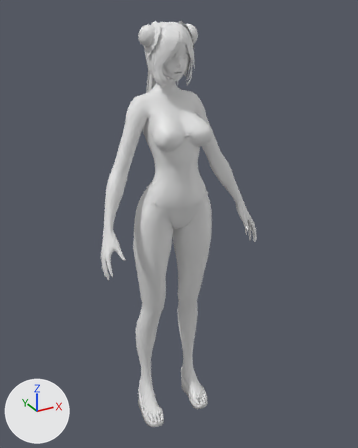
An edit to the OBJ model assets/models/o.obj, drawn before and after from the same camera.
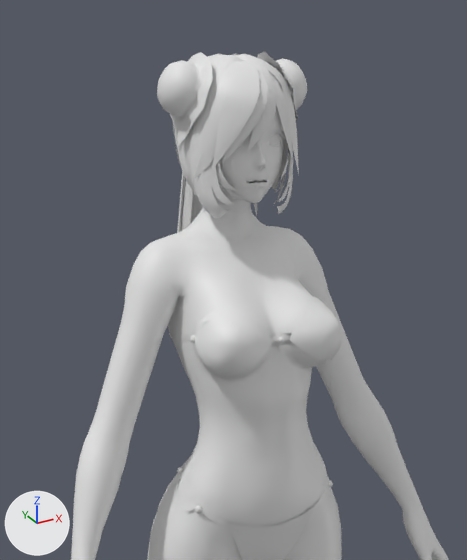
Each version appears first whole from a 50 mm camera at (-41.8, -77.9, 85.4) aimed at (2.3, 2.4, 45.3), and next in a close-up on the part from 21% to 73% of the width and 0% to 50% of the height. Every picture has the same lights, and +X, +Y and +Z are marked at lower left. Where no turn or scale is listed for an object, it has been applied to the vertices. Vertices at the same position are counted once.

Objects in the first close-up: 'o'.
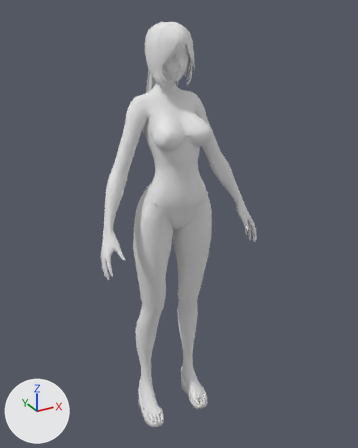
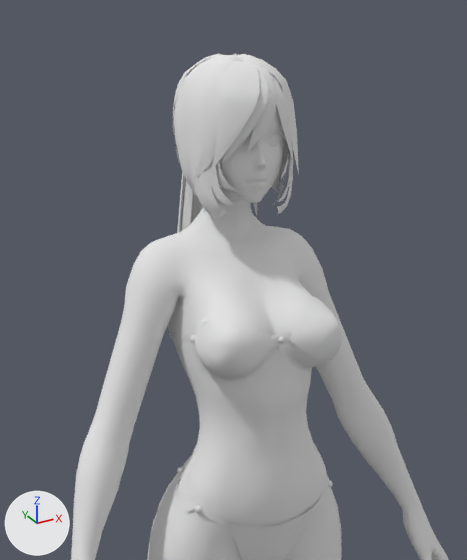
The newer file is also rescaled (x0.02), turned or shifted as a whole; pictures and numbers use the older file's frame.

What the commit changed:
Material 'wire_006134006' (mat_wire_006134006) is new.
Its base color is (0.8, 0.8, 0.8) (white #e7e7e7).
Its roughness is 1.0.
Material 'wire_177028149' (mat_wire_177028149) is new.
Its base color is (0.8, 0.8, 0.8) (white #e7e7e7).
Its roughness is 1.0.
Material 'wire_134006006' (mat_wire_134006006) is new.
Its base color is (0.8, 0.8, 0.8) (white #e7e7e7).
Its roughness is 1.0.
Material 'wire_028089177' (mat_wire_028089177) is new.
Its base color is (0.8, 0.8, 0.8) (white #e7e7e7).
Its roughness is 1.0.
me_o is used by ob_o; location (0.0, 0.0, 0.0).
me_o had 6831 vertices, 12018 faces and spanned x -16.4..16.4, y -6.4..9.9, z -0.1..83.2.
me_o now has 6538 vertices, 11572 faces and spans x -16.4..16.4, y -6.3..9.9, z -0.1..83.0.
me_o part 1: the loose piece of 116 vertices spanning x -5.4..-2.3, y -0.8..4.3, z 77.4..83.2 is deleted.
me_o part 2: the loose piece of 116 vertices spanning x 2.3..5.4, y -0.8..4.3, z 77.4..83.2 is deleted.
me_o part 3: 21 vertices moved within x -2.2..2.2, y -2.3..2.3, z 75.2..82.8; 83 vertices removed from x -2.3..2.3, y -5.2..4.0, z 64.7..82.8; 22 vertices added at x -2.2..2.2, y -2.3..-0.9, z 75.0..78.1.
me_o now uses material mat_wire_134006006 (white #e7e7e7).
me_o now uses material mat_wire_006134006 (white #e7e7e7).
me_o now uses material mat_wire_028089177 (white #e7e7e7).
me_o now uses material mat_wire_177028149 (white #e7e7e7).

What differs and where, as boxes (x1, y1, x2, y2) in the close-ups (467 x 560 px):
'o', reshaped: before (71, 51, 449, 560); after (71, 53, 449, 560)
part 1 of me_o, deleted: before (157, 52, 213, 146)
part 2 of me_o, deleted: before (257, 51, 307, 120)
part 3 of me_o, cut back: before (216, 55, 294, 347); after (249, 132, 286, 183)
